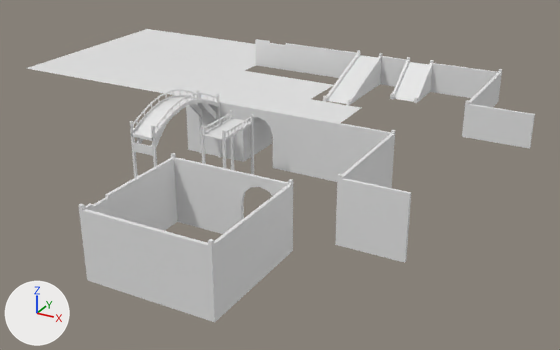
Before and after pictures for a commit that changed the FBX model Steam Empire/Assets/Models/mod_environment/mod_walkwaysAndWalls.fbx.
Both versions are drawn from a 50 mm camera at (54.7, -115.0, 43.7) aimed at (-5.1, -6.3, -10.6). The axes (+X, +Y, +Z) are drawn at lower left. The lights are the same throughout. Where no turn or scale is listed for an object, it has been applied to the vertices.

The first picture shows 'Bridge_Long', 'ground_2x2', 'ground_4x4', 'ramp_long_10x5', 'ramp_short_10x5', 'sewer_entrance', 'sewer_entrance_full', 'wall_10x10', 'wall_cornerInner_10x10', 'wall_cornerInner_10x5', 'wall_cornerOuter_10x10', 'wall_cornerOuter_10x5'.
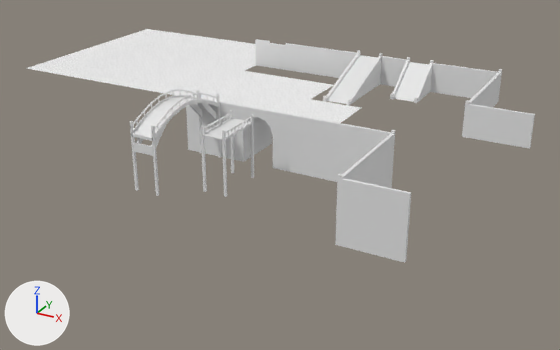
Where the change shows, as pixel boxes [x1, y1, x2, y2] in the pictures (560 x 350 px):
'sewer_entrance_full', deleted: before [79, 153, 293, 322]

The change, as a diff of the scene's bpy script:
```diff
--- a/Steam Empire/Assets/Models/mod_environment/mod_walkwaysAndWalls.fbx.py
+++ b/Steam Empire/Assets/Models/mod_environment/mod_walkwaysAndWalls.fbx.py
@@ ob_sewer_entrance_full @@
-ob_sewer_entrance_full = bpy.data.objects.new('sewer_entrance_full', me_cube_066)
-ob_sewer_entrance_full.location = (5.0, -30.0, 0.0)
```
